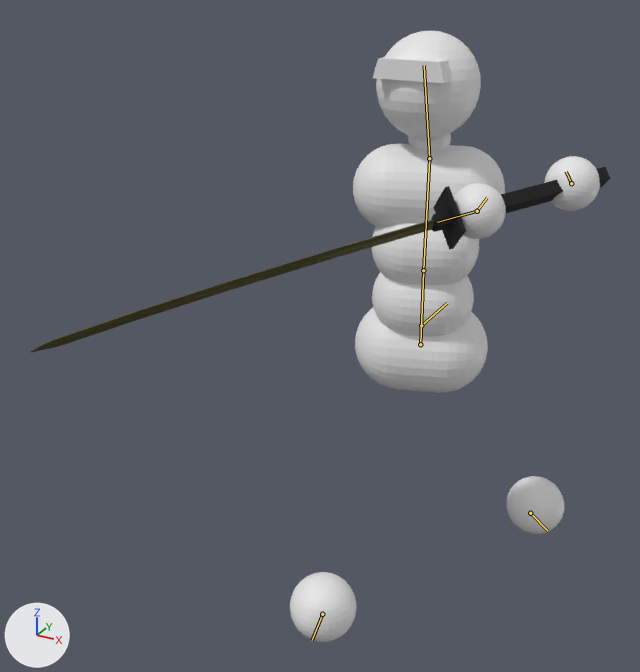
What one commit did to the Blender file asset_raws/simple_combat_char.blend.
Rendered twice from a 50 mm camera at (0.85, -2.61, 1.88) aimed at (-0.2, -0.7, 0.93). Arrows for +X, +Y and +Z are at lower left; the lights stay in place. Both versions are drawn at frame 5 of the action 'Hold_guard_walking'; the numbers are the values there. The bones that bend it are drawn over the model as lines.

In view in the first picture: 'Body', 'Sword'.
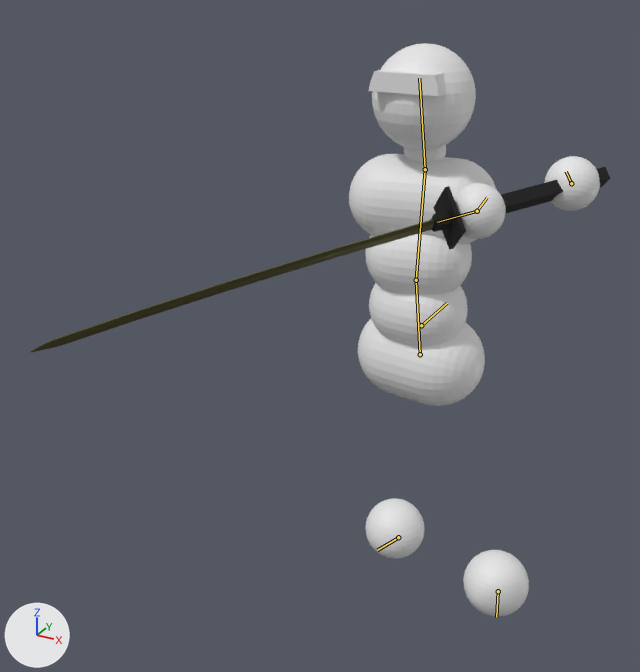
Commit message: Some hold guard slow walk tuning.

Pixel boxes [x1, y1, x2, y2] of what changed, in the pictures (640 x 672 px):
'Body', posed (19% narrower, 6% shorter): before [290, 31, 600, 642]; after [349, 43, 600, 616]
bone 'Lower back', root to tip: before (420, 344) to (423, 270); after (420, 354) to (416, 280)
bone 'Upper back', root to tip: before (423, 270) to (429, 158); after (416, 280) to (425, 169)
bone 'Head', root to tip: before (429, 158) to (424, 65); after (425, 169) to (419, 78)
bone 'Foot.L', root to tip: before (530, 513) to (547, 530); after (498, 591) to (496, 617)
bone 'Foot.R', root to tip: before (322, 614) to (312, 640); after (398, 537) to (377, 550)

The edits, one by one:
Bone 'Lower back' (bone_lower_back) moves from (0.0, -0.059, -0.006) to (0.0, -0.088, -0.009).
Bone 'Lower back' (bone_lower_back) turns from (-4, 19, 2) to (-5, -6, -1) degrees about its own x, y and z.
Bone 'Upper back' (bone_upper_back) turns from (6, 2, 0) to (5, 17, -1) degrees about its own x, y and z.
Bone 'Head' (bone_head) turns from (1, -18, -6) to (0, -9, -3) degrees about its own x, y and z.
Bone 'Foot.L' (bone_foot_l) moves from (-0.16, -0.403, 0.305) to (0.007, -0.004, 0.15).
Bone 'Foot.L' (bone_foot_l) turns from (45, -16, -9) to (-5, 2, 0) degrees about its own x, y and z.
Bone 'Foot.R' (bone_foot_r) moves from (-0.106, 0.252, -0.099) to (0.063, -0.149, 0.045).
Bone 'Foot.R' (bone_foot_r) turns from (-26, -11, 1) to (18, 8, 2) degrees about its own x, y and z.
